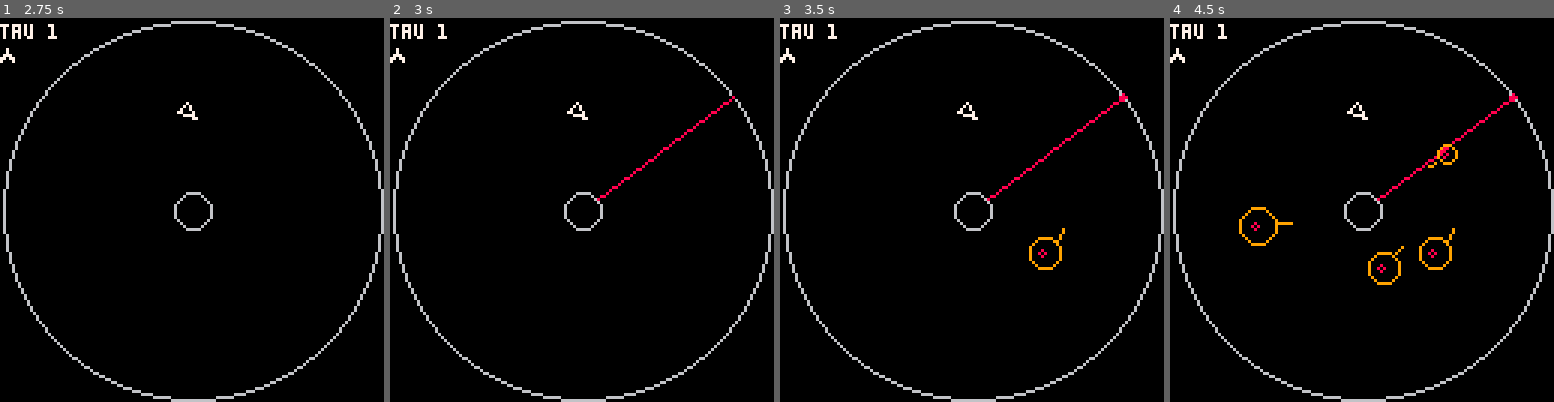
Above: before the commit, frames 1-4 (left to right).
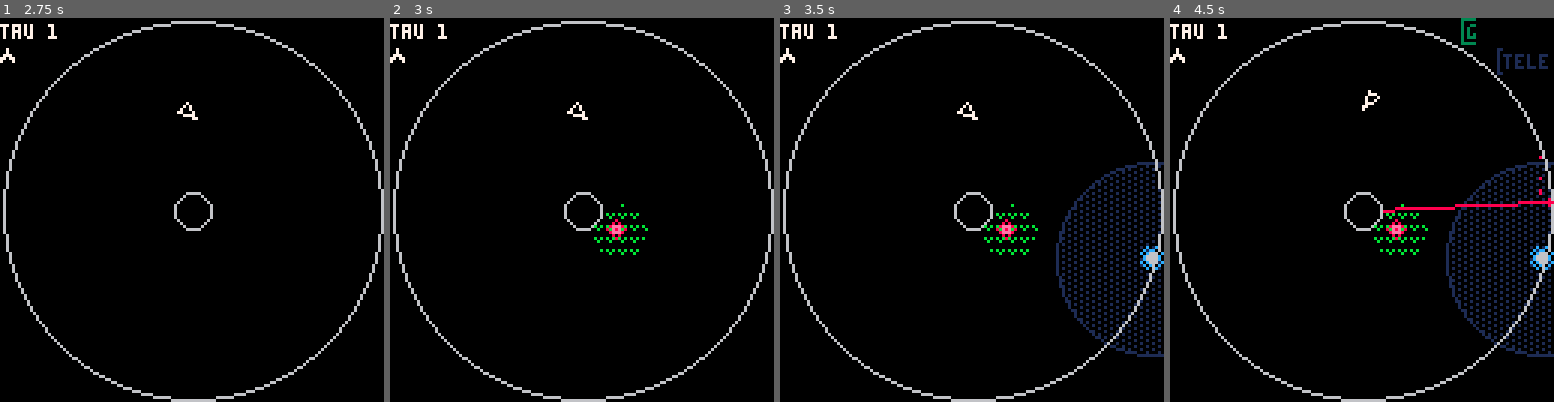
Above: after the commit, the same moments.

Repository: caseylabrack/laser
Game: PICO-8 cartridge laser.p8
The game is run twice, just before and just after one commit, with the same random seed, the same clock (stepped at 60 frames per second) and the same inputs.
Inputs:
- Up to frame 1 (2.75 s): tap X (X key) at 0.33, 1.07, 1.85 s; tap O (Z key) at 0.7, 1.7, 2.1, 2.5 s; hold Right 1.6-2.1 s; hold Up 2.15-2.42 s; hold Right from 2.47 s (still down)
- Up to frame 2 (3 s): keep holding Right; tap O (Z key) at 2.9 s; tap X (X key) at 2.97 s
- Up to frame 3 (3.5 s): release Right at 3.03 s; hold Left from 3.08 s (still down); tap O (Z key) at 3.3 s
- Up to frame 4 (4.5 s): release Left at 3.58 s; hold Down 3.63-3.97 s; tap O (Z key) at 3.7, 4.1 s; hold Right from 4.02 s (still down); tap X (X key) at 4.08 s

Frame 1 is identical in both runs. In frame 2, 0.7% of the frame differs, in the area x 53-90%, y 20-62%; in frame 3, 4.2%; in frame 4, 5.7%, in the area x 17-100%, y 0-89%.

Commit message:
fix: safe zones not safe

Diff:
--- a/laser.p8
+++ b/laser.p8
@@ -292,7 +292,7 @@
 	local d=dist(p.x,p.y,64,64)
 	local vulnerable=true
 	for z in all(zs) do
-		if z.state=="idle" and touching(p,z) then vulnerable=false break end
+		if z.state~="moving" and touching(p,z) then vulnerable=false break end
 	end
 	if vulnerable then
 		for l in all(lz) do
@@ -596,7 +596,7 @@
 -->8
 --levels
 lvls={
---	{flowers=1,lasers=1,safezone=true},
+	{flowers=1,lasers=1,safezone=true},
 	{roids=4,lasers=1},
 	{roids=6,lasers=1,safezone=true},
 	{roids=4,lasers=1,flowers=2},
